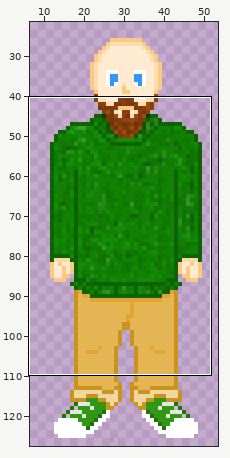
Sprite sheet: Teknik2.gmx/sprites/images/spr_costumer_0.png. The picture above shows the old version from afar; the outline marks the close-up.
Close-up. The starting point:
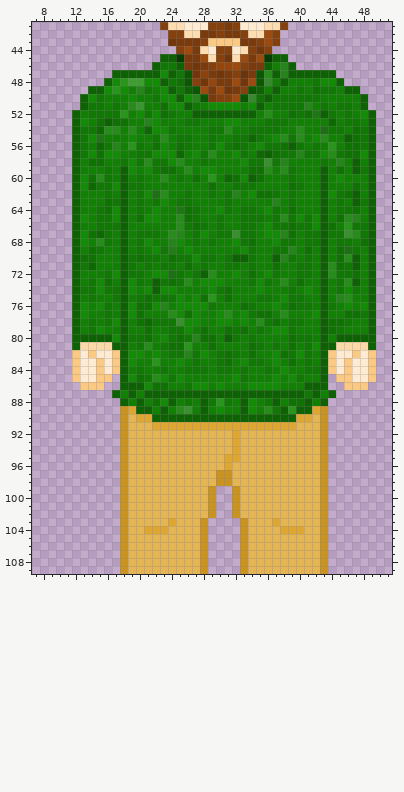
The file is 64x128 pixels. Pixels under 10% opacity are left out. Colours within 5 levels of each other are drawn and written as one. Shown: x 7..51, y 41..109. The wide view leaves out empty margins.
The same view after the edit:
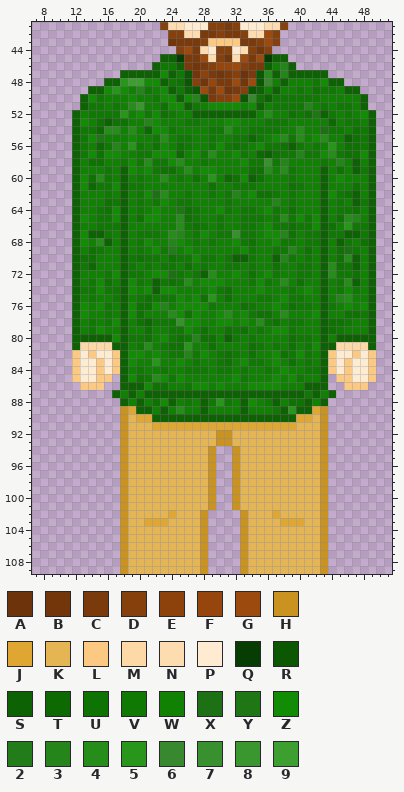
Palette (. is transparent): A #6d330a  B #73360a  C #7a3a0b  D #86400c  E #8e420b  F #96460c  G #9c4a0e  H #ca9320  J #dfa731  K #e4b552  L #fcc983  M #fdd9a8  N #fddcb0  P #feebd1  Q #073c02  R #0b5702  S #0d6303  T #0d6902  U #0e7303  V #0f7903  W #108103  X #1d7114  Y #1e7714  Z #128c04  2 #237c1a  3 #25851a  4 #268c1a  5 #28961b  6 #37882f  7 #39902f  8 #3a972f  9 #3c9f30
Changes in this commit:
y 47: x 17 S -> .; x 44 S -> .
y 48: x 17 Z -> S; x 44 Z -> S
y 67: x 14..15 UT -> SS; x 46..47 74 -> SS
y 68: x 16 V -> S; x 45 V -> S
y 89: x 26 7 -> W; x 30 Z -> W; x 34 Z -> W; x 36 4 -> W
y 92..93: x 30..32 KKJ -> HHK
y 94: x 29..32 KKKJ -> H..H
y 95: x 29..32 KKJJ -> H..H
y 96: x 29..32 KKJK -> H..H
y 97..98: x 29..32 KHHK -> H..H
y 102: x 24 K -> J; x 28..29 KH -> H.; x 32..33 HK -> .H; x 37 K -> J
y 103: x 21..24 KKKJ -> JJJK; x 37..40 JKKK -> KJJJ
y 104: x 21..23 JJJ -> KKK; x 38..40 JJJ -> KKK
